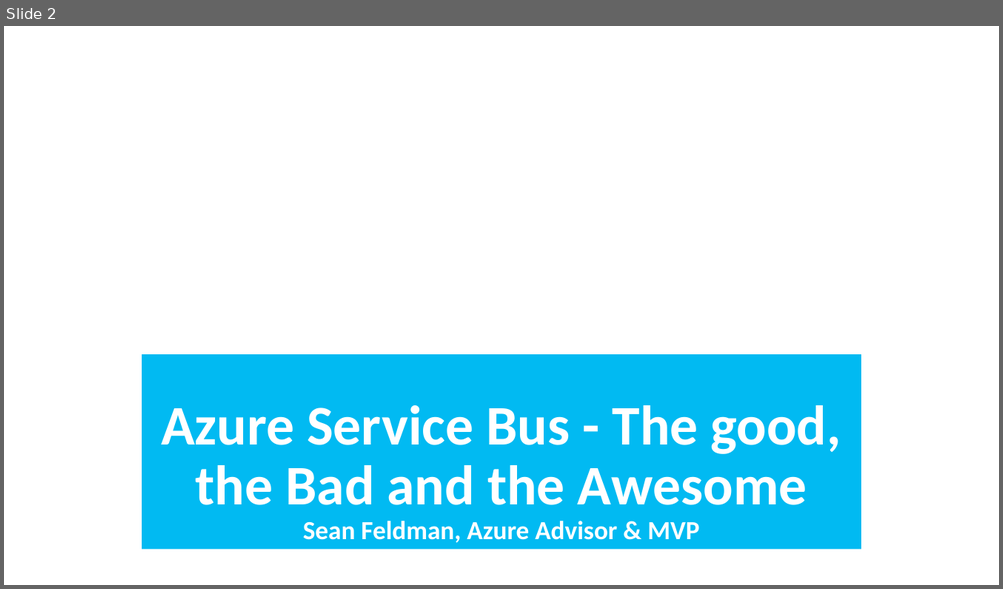
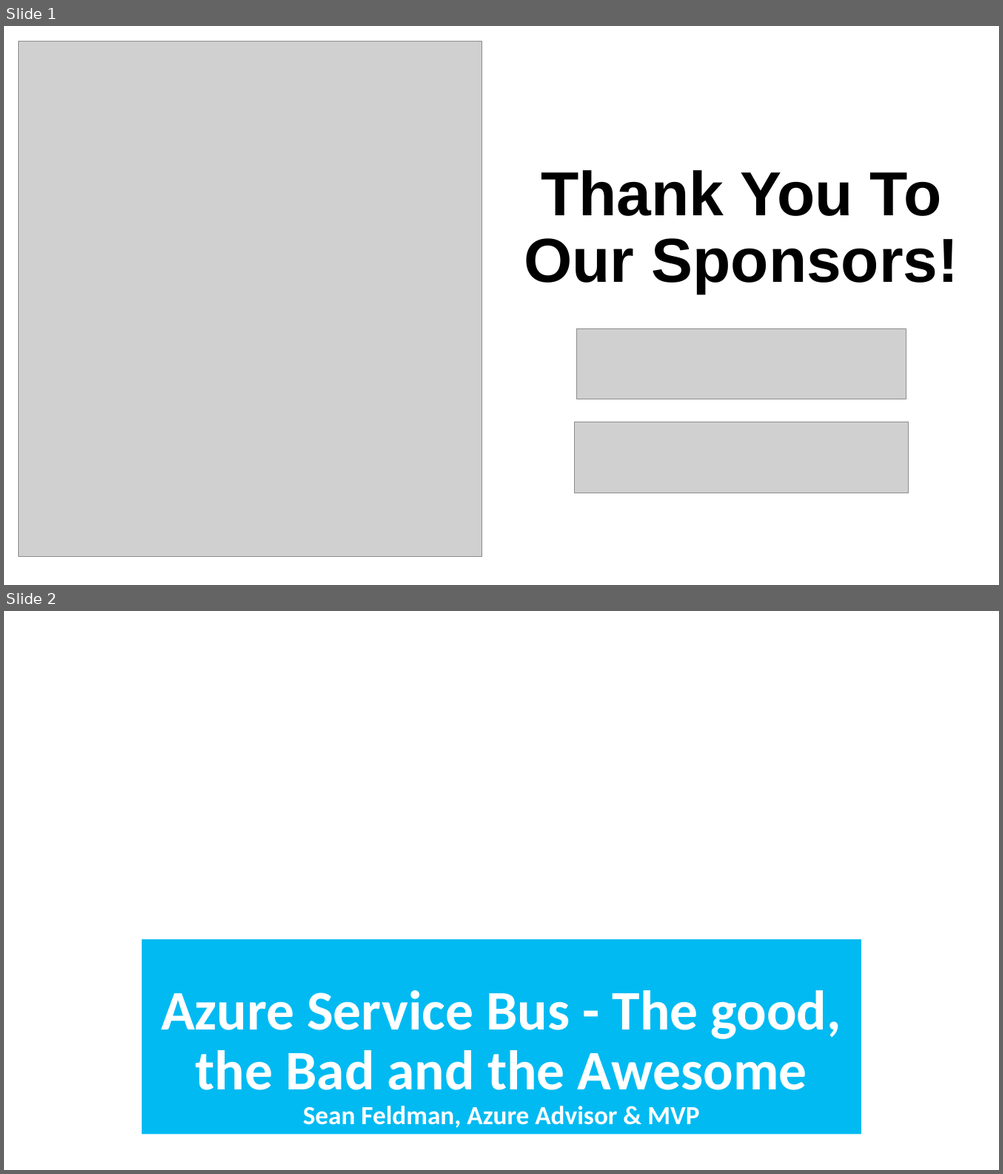
Before and after one commit to SeanFeldman/ASB-AustinAzure, a slide deck: Azure Service Bus Austin Azure usergroup 2016-09-08.pptx. Shown one above the other, each under a label of ours: slide 2 before the commit, slides 1 and 2 after it. The pictures are 1003x589 and 1003x1174 pixels, drawn with LibreOffice and Linux fonts; fonts in the diff are those of the drawing; grey boxes stand for pictures; background and template pictures are left out. Boxes give left, top, right and bottom in pixels: in the first picture for what was removed or moved away, otherwise in the second. Text is boxed around its words. In the diff, an @@ line names an element or a change of style, - is before the commit and + after.

Commit message:
sponsors added

```diff
--- a/Azure Service Bus Austin Azure usergroup 2016-09-08.pptx
+++ b/Azure Service Bus Austin Azure usergroup 2016-09-08.pptx
@@ slide 1 added at <box>4,26,999,585</box>, background #FFFFFF @@
@@ picture added at <box>19,42,482,557</box> @@
@@ text added at <box>523,170,959,294</box>, 60 pt, text #000000, bold @@
+Thank You To Our Sponsors!
@@ picture added at <box>576,329,905,399</box> @@
@@ picture added at <box>575,422,908,493</box> @@
```
Also in this commit, not shown: 1 slide removed.
